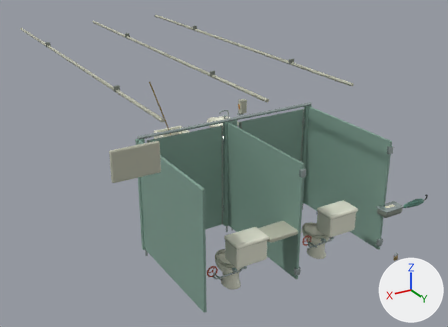
A saved change to the glTF model server/after-hours/public/school/washroom.glb.
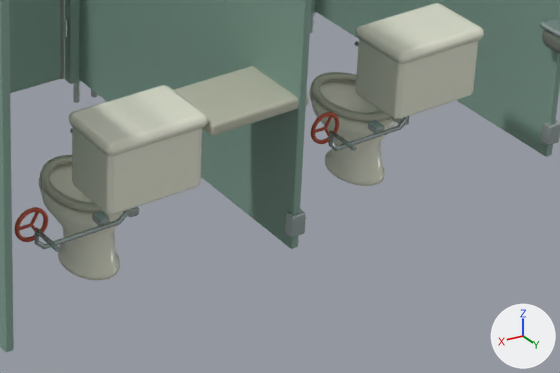
Each version appears first whole from a 50 mm camera at (7.13, 6.25, 5.57) aimed at (1.71, -2.78, 1.05), and next in a close-up on the part from 45% to 85% of the width and 61% to 98% of the height. Lighting does not change. The marker at lower right points along +X, +Y and +Z. The older version's two pictures come first. Vertices at exactly the same position are counted once.

In view in the first close-up: 'Architecture', 'CisternLid', 'FixedLid', 'FixedValve', 'PropertyRack', 'Stall2', 'Supply'.
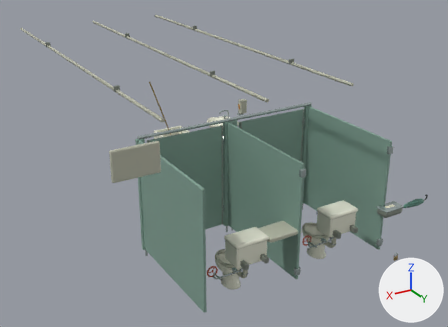
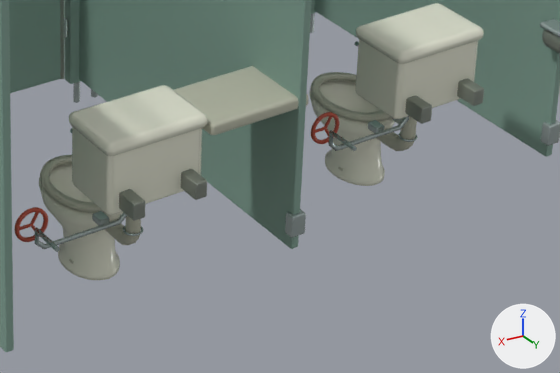
Edits to the scene script, one JSON object a line:
```json
{"block": "me_architecturemesh", "where": "# used by ob_architecture; location = (0.0, 0.0, 0.0)"}
{"op": "remove", "block": "me_architecturemesh", "code": "me_architecturemesh.from_pydata(...)  # 5516 vertices, 10668 faces; spans x 0.02..4.87, y -6.63..-0.04, z 0.02..3.2"}
{"op": "add", "block": "me_architecturemesh", "code": "me_architecturemesh.from_pydata(...)  # 7200 vertices, 13996 faces; spans x 0.02..4.87, y -6.63..-0.01, z 0.02..3.2"}
{"block": "me_architecturemesh", "change": "me_architecturemesh part 1: the loose piece of 192 vertices spanning x 0.41..0.47, y -3.71..-3.65, z 0.5 is copied, and the copy is scaled about its middle by (1.9, 1.9, 1.2), then moved by (0.68, 3.35, -0.07), in mat_satin_nickel (light grey #b5c2c0); it spans x 1.07..1.17, y -0.38..-0.28, z 0.42..0.43"}
{"block": "me_architecturemesh", "change": "me_architecturemesh part 2: the loose piece of 192 vertices spanning x 0.41..0.47, y -3.71..-3.65, z 0.5 is copied, and the copy is scaled about its middle by (1.9, 1.9, 1.2), then moved by (2.38, 3.35, -0.07), in mat_satin_nickel (light grey #b5c2c0); it spans x 2.77..2.87, y -0.38..-0.28, z 0.42..0.43"}
{"block": "me_architecturemesh", "change": "me_architecturemesh part 3: the loose piece of 56 vertices spanning x 1.01..1.06, y -0.52..-0.44, z 0.41..0.45 is copied, and the copy is scaled about its middle by (1.26, 2.57, 2.34), then moved by (-0.09, 0.37, 0.33), in mat_exposed_alloy_edges (grey #8e958b); it spans x 0.92..0.98, y -0.21..-0.01, z 0.71..0.8"}
{"block": "me_architecturemesh", "change": "me_architecturemesh part 4: the loose piece of 56 vertices spanning x 1.18..1.23, y -0.52..-0.44, z 0.41..0.45 is copied, and the copy is scaled about its middle by (1.26, 2.57, 2.34), then moved by (0.09, 0.37, 0.33), in mat_exposed_alloy_edges (grey #8e958b); it spans x 1.26..1.33, y -0.21..-0.01, z 0.71..0.8"}
{"block": "me_architecturemesh", "change": "me_architecturemesh part 5: the loose piece of 56 vertices spanning x 2.71..2.76, y -0.52..-0.44, z 0.41..0.45 is copied, and the copy is scaled about its middle by (1.26, 2.57, 2.34), then moved by (-0.09, 0.37, 0.33), in mat_exposed_alloy_edges (grey #8e958b); it spans x 2.62..2.68, y -0.21..-0.01, z 0.71..0.8"}
{"block": "me_architecturemesh", "change": "me_architecturemesh part 6: the loose piece of 56 vertices spanning x 2.88..2.93, y -0.52..-0.44, z 0.41..0.45 is copied, and the copy is scaled about its middle by (1.26, 2.57, 2.34), then moved by (0.09, 0.37, 0.33), in mat_exposed_alloy_edges (grey #8e958b); it spans x 2.96..3.02, y -0.21..-0.01, z 0.71..0.8"}
{"block": "me_architecturemesh", "change": "me_architecturemesh part 7: a new loose piece of 42 vertices spanning x 1.08..1.16, y -0.57..-0.29, z 0.31..0.7, in mat_ivory_phenolic_seat (grey #b8baa8)"}
{"block": "me_architecturemesh", "change": "me_architecturemesh part 8: a new loose piece of 42 vertices spanning x 2.78..2.86, y -0.57..-0.29, z 0.31..0.7, in mat_ivory_phenolic_seat (grey #b8baa8)"}
{"block": "me_architecturemesh", "change": "other edits to the shape of me_architecturemesh do not show in these pictures"}
```

Pixel boxes [x1, y1, x2, y2] of what changed, in the close-ups (560 x 373 px):
```json
{"part": 1, "of": "me_architecturemesh", "change": "added", "after": [398, 132, 418, 142]}
{"part": 2, "of": "me_architecturemesh", "change": "added", "after": [123, 225, 143, 236]}
{"part": 3, "of": "me_architecturemesh", "change": "added", "after": [457, 78, 484, 106]}
{"part": 4, "of": "me_architecturemesh", "change": "added", "after": [405, 95, 432, 124]}
{"part": 5, "of": "me_architecturemesh", "change": "added", "after": [181, 169, 207, 200]}
{"part": 6, "of": "me_architecturemesh", "change": "added", "after": [119, 189, 145, 221]}
{"part": 7, "of": "me_architecturemesh", "change": "added", "after": [376, 116, 417, 151]}
{"part": 8, "of": "me_architecturemesh", "change": "added", "after": [105, 216, 141, 245]}
```
